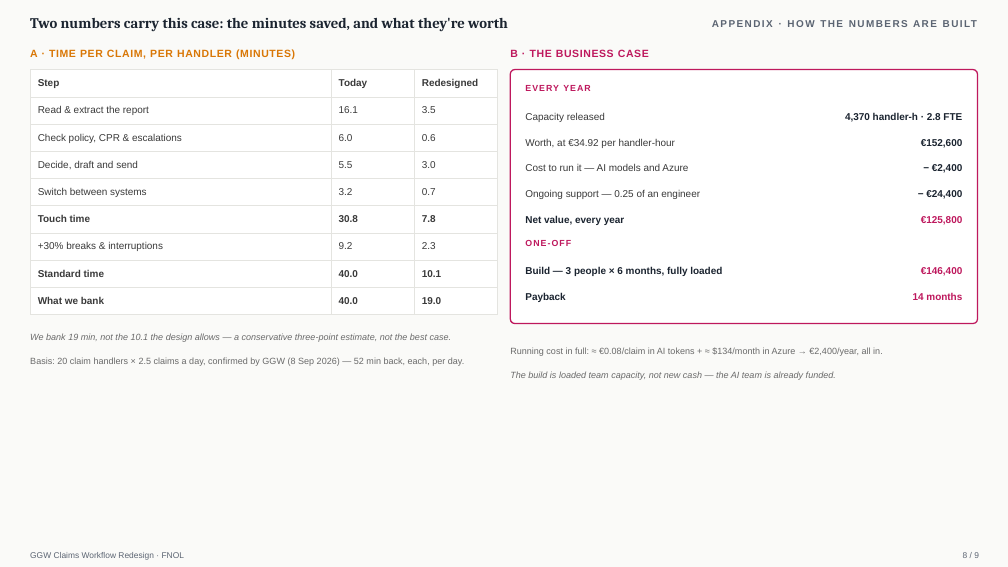
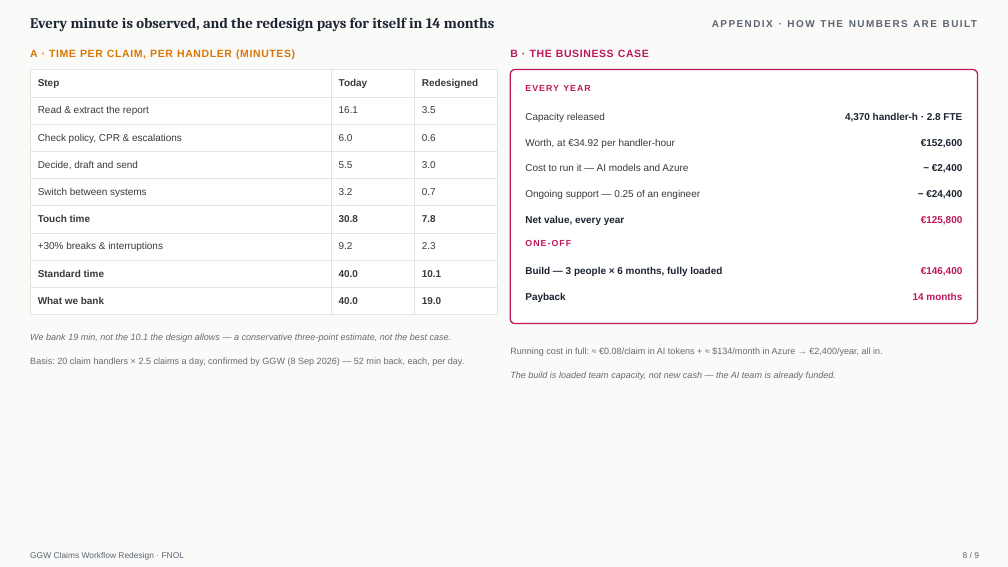
Before and after one commit to utkarshkingh/ggw_casestudy, a slide deck: slide 8 of case-study/deck/GGW_FNOL_Redesign.pptx. Drawn at 1008x567 pixels with LibreOffice and Linux fonts; fonts in the diff are those of the drawing. Boxes give left, top, right and bottom in pixels: in the first picture for what was removed or moved away, otherwise in the second. Text is boxed around its words. In the diff, an @@ line names an element or a change of style, - is before the commit and + after.

```diff
--- a/case-study/deck/GGW_FNOL_Redesign.pptx
+++ b/case-study/deck/GGW_FNOL_Redesign.pptx
@@ text at (30, 17, 495, 32): text changed @@
-Two numbers carry this case: the minutes saved, and what they're worth
+Every minute is observed, and the redesign pays for itself in 14 months
```
Also in this commit, not shown: 6 other slides changed, 2 other files.
